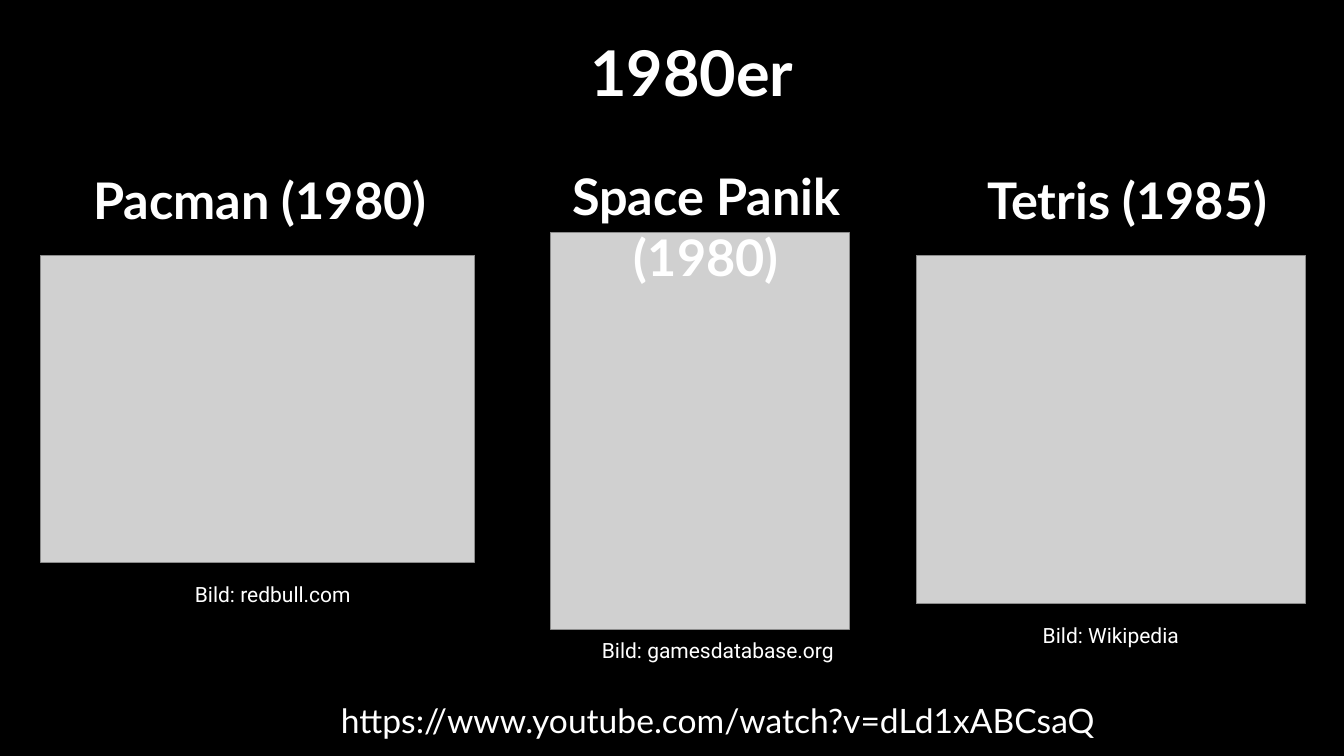
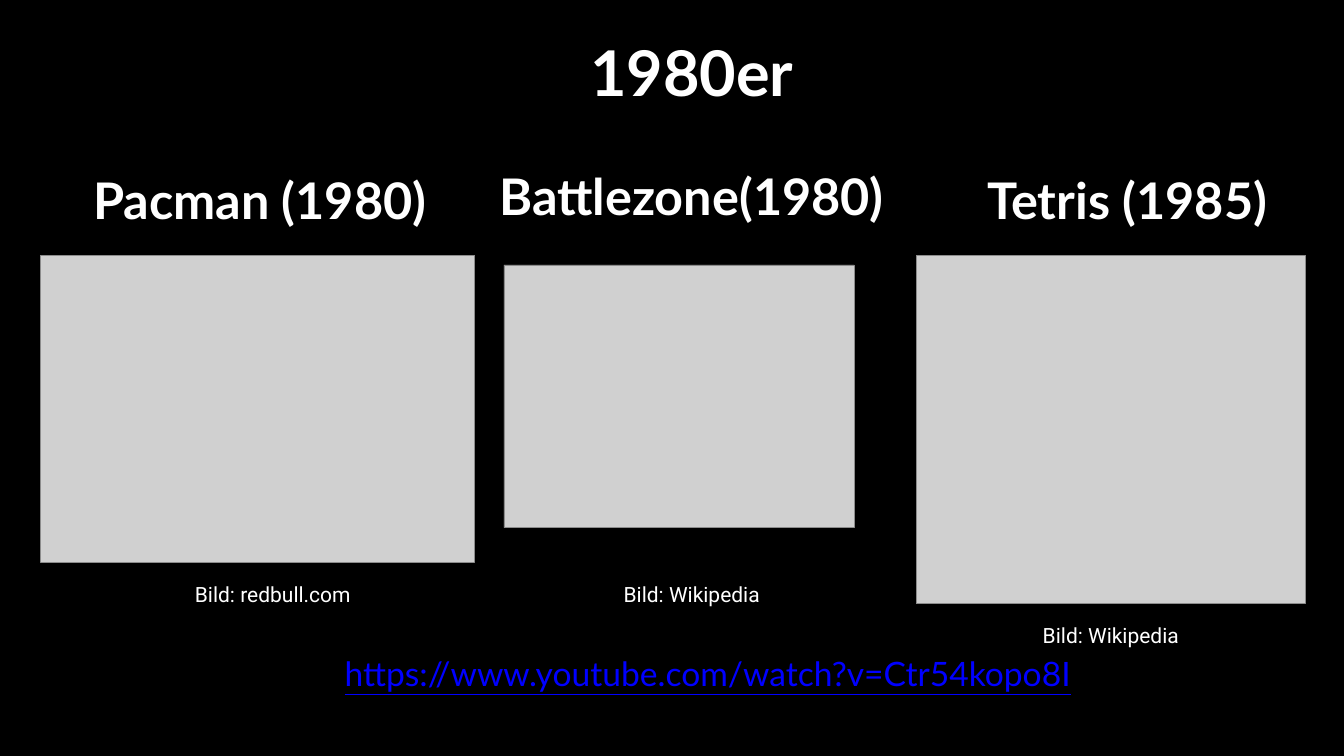
Before and after one commit to Lehr-Lern-Labor/Scienc-Camp-KI, a slide deck: slide 7 of Folien/05-Gestaltung und Animation.pptx (slide 6 before the commit). Drawn at 1344x756 pixels with LibreOffice and Linux fonts; fonts in the diff are those of the drawing; grey boxes stand for pictures. Boxes give left, top, right and bottom in pixels: in the first picture for what was removed or moved away, otherwise in the second. Text is boxed around its words. In the diff, an @@ line names an element or a change of style, - is before the commit and + after.

```diff
--- a/Folien/05-Gestaltung und Animation.pptx
+++ b/Folien/05-Gestaltung und Animation.pptx
@@ text at (499, 175, 883, 223): text changed @@
-Space Panik (1980)
+Battlezone(1980)
@@ picture: place and size @@
-picture at (550, 232, 849, 629)
+picture at (504, 265, 854, 527)
@@ text at (624, 586, 760, 607): text changed @@
-Bild: gamesdatabase.org
+Bild: Wikipedia
@@ text at (345, 661, 1071, 692): text changed; text colour #FFFFFF to #0000FF @@
-https://www.youtube.com/watch?v=dLd1xABCsaQ
+https://www.youtube.com/watch?v=Ctr54kopo8I
```
Also in this commit, not shown: 11 other slides changed, 2 slides added, 1 slide removed.
